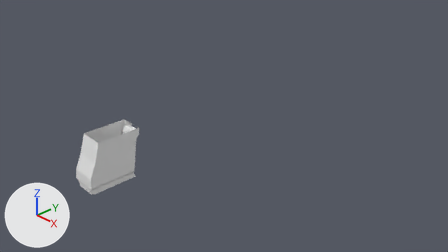
The Blender file DesertEagle_01.blend, before and after one commit.
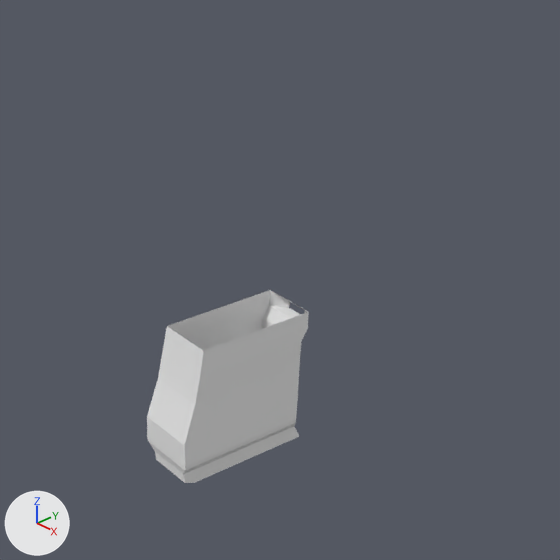
Each version appears first from the file's camera 'Camera', and next in a close-up on the part from 4% to 53% of the width and 3% to 89% of the height. Every picture has the same lights, and +X, +Y and +Z are marked at lower left.
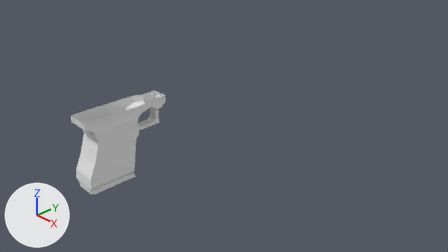
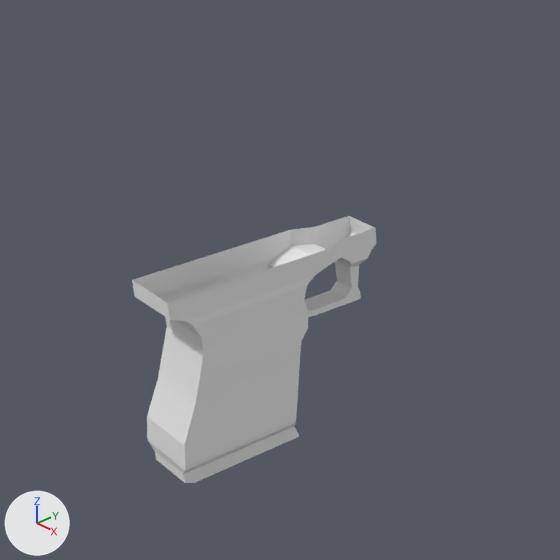
Commit message: Connect hand and cyngiel

The change, as a list of edits to the scene's bpy script:
```text
Change me_cube_003:
    used by ob_cube_002; location = (0.0, 0.0, 0.0)
    remove me_cube_003.from_pydata(...)  # 44 vertices, 40 faces; spans x -0.275..0.283, y -3.094..-1.868, z 0.079..1.132
    add me_cube_003.from_pydata(...)  # 120 vertices, 116 faces; spans x -0.275..0.283, y -3.094..-1.216, z 0.079..1.576
    me_cube_003 part 1
    56 vertices are added at x -0.255..0.263, y -3.034..-1.216, z 0.989..1.576
    8 new vertices lie (0.0, 0.0, 0.13) away from vertices in x -0.246..0.255, y -3.034..-1.216, z 1.446
    7 new vertices lie (0.198, 0.0, 0.0) away from vertices in x -0.095, y -1.781..-1.342, z 1.039..1.279
    5 new vertices lie (0.342, 0.0, 0.0) away from vertices in x -0.167, y -1.548..-1.274, z 1.348..1.429
    76 new faces join them
```

Changed parts and their boxes [x1, y1, x2, y2] in the close-ups (560 x 560 px):
'Cube.002', reshaped (50% wider, 38% taller)
    before: [147, 290, 309, 483]
    after: [132, 216, 376, 483]
part 1 of me_cube_003, added
    after: [132, 216, 376, 351]
